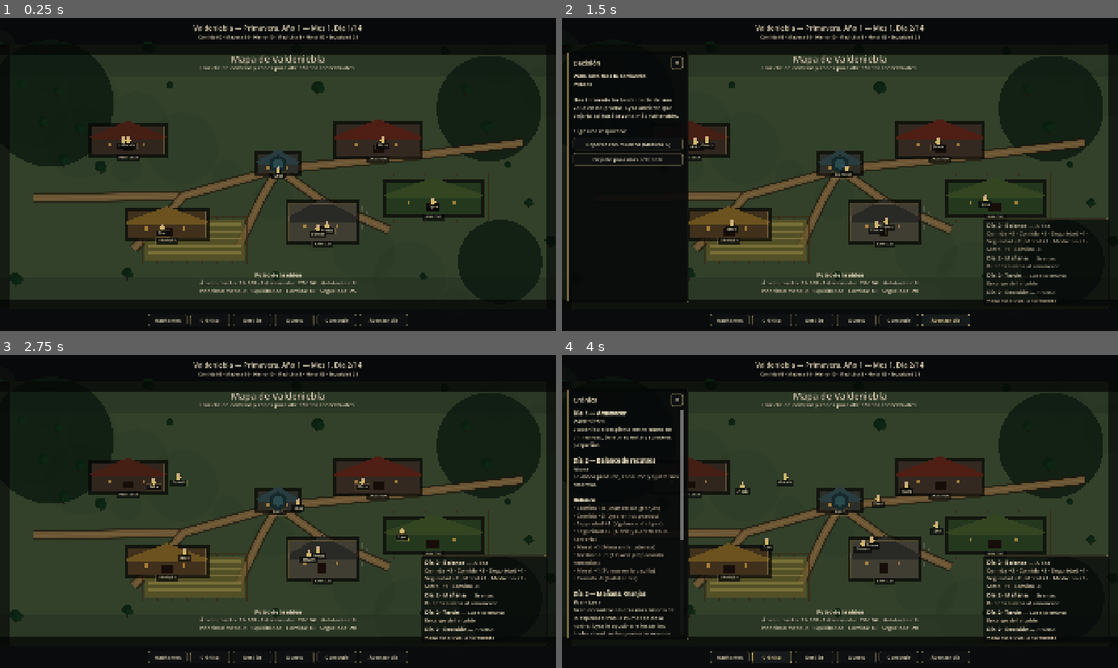
Above: before the commit, frames 1-4 (two rows, left to right).
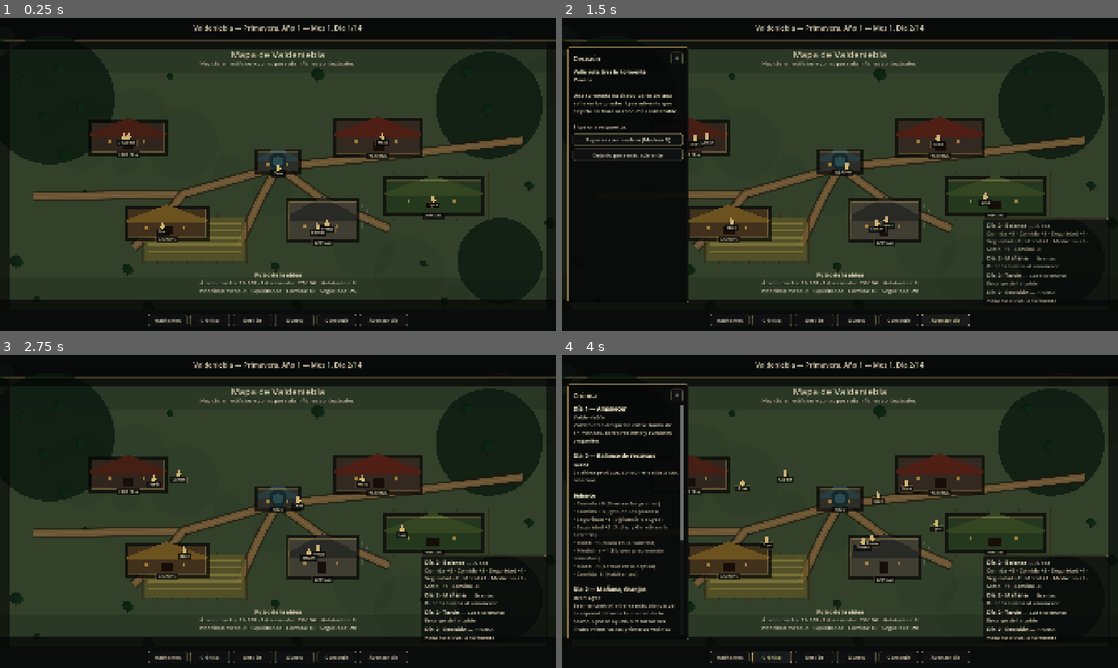
Above: after the commit, the same moments.

Repository: Nachobt98/valdeniebla
Game: Godot game, scene res://main.tscn
Two runs of this game, one before a commit and one after it. Both use one fixed random seed, a clock stepped at 60 frames per second and the inputs below.
Inputs:
- Up to frame 1 (0.25 s): no input
- Up to frame 2 (1.5 s): click "Gestión" at 0.5 s; click "Avanzar día" at 1.25 s
- Up to frame 3 (2.75 s): click "×" at 2 s
- Up to frame 4 (4 s): click "Habitantes" at 2.75 s; click "Crónica" at 3.5 s

The runs differ from the first frame. In frame 1, 9.5% of the frame differs, in the area x 0-100%, y 5-90%; in frame 2, 11%; in frame 3, 9.4%; in frame 4, 14%.
Error after the commit: Trying to assign value of type 'VBoxContainer' to a variable of type 'HBoxContainer'. (res://main.gd:151)

Commit message:
Integrate resource icons and status colors in UI

Diff:
--- a/main.gd
+++ b/main.gd
@@ -6,6 +6,7 @@
 const BuildingDatabase = preload("res://data/building_database.gd")
 const MonthlyStrategyDatabase = preload("res://data/monthly_strategy_database.gd")
 const DecisionEventDatabase = preload("res://data/decision_event_database.gd")
+const UiAssetDatabase = preload("res://data/ui_asset_database.gd")
 const VillageState = preload("res://scripts/village_state.gd")
 const EventSystem = preload("res://scripts/event_system.gd")
 const DiarySystem = preload("res://scripts/diary_system.gd")
@@ -23,6 +24,8 @@
 var event_feed_panel: PanelContainer
 var event_feed_container: VBoxContainer
 var event_feed_empty_label: RichTextLabel
+var resource_strip: HBoxContainer
+var resource_value_labels: Dictionary = {}
 var dynamic_context_buttons: Array[Button] = []
 
 @onready var title_label: Label = $RootMargin/RootLayout/TopBar/TopBarMargin/TopBarContent/TitleLabel
@@ -60,6 +63,7 @@
 	village_map_view.set_npcs(village_state.npcs)
 	apply_visual_map_style()
 	apply_translucent_context_style()
+	create_resource_strip()
 	create_event_feed_overlay()
 	connect_signals()
 	update_all_ui()
@@ -92,10 +96,10 @@
 	map_panel.add_theme_stylebox_override("panel", map_style)
 
 	var top_bar: PanelContainer = $RootMargin/RootLayout/TopBar
-	top_bar.add_theme_stylebox_override("panel", make_hud_panel_style(Color(0.035, 0.04, 0.044, 0.86), Color(0.72, 0.62, 0.38, 0.24), 0))
+	top_bar.add_theme_stylebox_override("panel", make_hud_panel_style(Color(0.035, 0.04, 0.044, 0.90), Color(0.72, 0.62, 0.38, 0.32), 0))
 
 	var bottom_bar: PanelContainer = $RootMargin/RootLayout/BottomBar
-	bottom_bar.add_theme_stylebox_override("panel", make_hud_panel_style(Color(0.04, 0.048, 0.052, 0.90), Color(0.72, 0.62, 0.38, 0.28), 0))
+	bottom_bar.add_theme_stylebox_override("panel", make_hud_panel_style(Color(0.04, 0.048, 0.052, 0.92), Color(0.72, 0.62, 0.38, 0.34), 0))
 
 	for button: Button in [people_button, chronicle_button, management_button, quests_button, build_button]:
 		button.add_theme_font_size_override("font_size", 17)
@@ -124,8 +128,8 @@
 	context_panel.custom_minimum_size = Vector2(410, 0)
 	context_panel.offset_right = 436.0
 	var style := StyleBoxFlat.new()
-	style.bg_color = Color(0.025, 0.031, 0.034, 0.90)
-	style.border_color = Color(0.72, 0.62, 0.38, 0.32)
+	style.bg_color = Color(0.025, 0.031, 0.034, 0.92)
+	style.border_color = Color(0.72, 0.62, 0.38, 0.38)
 	style.border_width_left = 1
 	style.border_width_top = 1
 	style.border_width_right = 1
@@ -139,6 +143,71 @@
 	style.content_margin_right = 2
 	style.content_margin_bottom = 2
 	context_panel.add_theme_stylebox_override("panel", style)
+
+func create_resource_strip() -> void:
+	if resource_strip != null:
+		return
+	top_stats_label.visible = false
+	var top_bar_content: HBoxContainer = $RootMargin/RootLayout/TopBar/TopBarMargin/TopBarContent
+	resource_strip = HBoxContainer.new()
+	resource_strip.name = "ResourceIconStrip"
+	resource_strip.size_flags_horizontal = Control.SIZE_EXPAND_FILL
+	resource_strip.alignment = BoxContainer.ALIGNMENT_END
+	resource_strip.add_theme_constant_override("separation", 8)
+	top_bar_content.add_child(resource_strip)
+	for resource_name: String in ResourceDatabase.get_resource_order():
+		var chip := make_resource_chip(resource_name)
+		resource_strip.add_child(chip)
+
+func make_resource_chip(resource_name: String) -> PanelContainer:
+	var chip := PanelContainer.new()
+	chip.name = "%sChip" % resource_name.capitalize()
+	chip.tooltip_text = String(ResourceDatabase.get_resource_labels().get(resource_name, resource_name))
+	chip.add_theme_stylebox_override("panel", make_resource_chip_style())
+	var margin := MarginContainer.new()
+	margin.add_theme_constant_override("margin_left", 6)
+	margin.add_theme_constant_override("margin_right", 7)
+	margin.add_theme_constant_override("margin_top", 3)
+	margin.add_theme_constant_override("margin_bottom", 3)
+	chip.add_child(margin)
+	var row := HBoxContainer.new()
+	row.add_theme_constant_override("separation", 4)
+	margin.add_child(row)
+	var icon := TextureRect.new()
+	icon.custom_minimum_size = Vector2(22, 22)
+	icon.expand_mode = TextureRect.EXPAND_IGNORE_SIZE
+	icon.stretch_mode = TextureRect.STRETCH_KEEP_ASPECT_CENTERED
+	var icon_path := String(UiAssetDatabase.get_resource_icon_paths().get(resource_name, ""))
+	if icon_path != "":
+		icon.texture = load(icon_path)
+	row.add_child(icon)
+	var value_label := Label.new()
+	value_label.add_theme_font_size_override("font_size", 16)
+	value_label.add_theme_color_override("font_color", Color(0.88, 0.80, 0.64))
+	value_label.text = "0"
+	row.add_child(value_label)
+	resource_value_labels[resource_name] = value_label
+	return chip
+
+func make_resource_chip_style() -> StyleBoxFlat:
+	var style := StyleBoxFlat.new()
+	style.bg_color = Color(0.12, 0.095, 0.07, 0.82)
+	style.border_color = Color(0.65, 0.52, 0.30, 0.42)
+	style.border_width_left = 1
+	style.border_width_top = 1
+	style.border_width_right = 1
+	style.border_width_bottom = 1
+	style.corner_radius_top_left = 6
+	style.corner_radius_top_right = 6
+	style.corner_radius_bottom_left = 6
+	style.corner_radius_bottom_right = 6
+	return style
+
+func update_resource_strip() -> void:
+	for resource_name: String in ResourceDatabase.get_resource_order():
+		if resource_value_labels.has(resource_name):
+			var label: Label = resource_value_labels[resource_name]
+			label.text = str(village_state.get_resource(resource_name))
 
 func create_event_feed_overlay() -> void:
 	event_feed_panel = PanelContainer.new()
@@ -337,6 +406,7 @@
 
 func update_all_ui() -> void:
 	update_title()
+	update_resource_strip()
 	update_map_status()
 	if context_panel.visible and npc_info_label.visible:
 		update_npc_panel()
@@ -348,14 +418,6 @@
 		village_state.month,
 		village_state.day_of_month,
 		village_state.DAYS_PER_MONTH
-	]
-	top_stats_label.text = "Comida %d · Madera %d · Hierro %d · Medicina %d · Moral %d · Seguridad %d" % [
-		village_state.get_resource("comida"),
-		village_state.get_resource("madera"),
-		village_state.get_resource("hierro"),
-		village_state.get_resource("medicina"),
-		village_state.get_resource("moral"),
-		village_state.get_resource("seguridad")
 	]
 
 func update_map_status() -> void:
@@ -463,10 +525,15 @@
 		text += "\nLa prioridad se podrá cambiar al comenzar el próximo mes.\n"
 	text += "\n[b]Oficios activos[/b]\n"
 	for line: String in village_state.get_job_summary_lines():
-		text += "%s\n" % line
+		text += "%s\n" % colorize_job_status_line(line)
 	text += "\n[b]Recursos[/b]\n"
 	for resource_name: String in ResourceDatabase.get_resource_order():
-		text += "%s: %d\n" % [String(ResourceDatabase.get_resource_labels().get(resource_name, resource_name)), village_state.get_resource(resource_name)]
+		var label := String(ResourceDatabase.get_resource_labels().get(resource_name, resource_name))
+		var icon_path := String(UiAssetDatabase.get_resource_icon_paths().get(resource_name, ""))
+		if icon_path != "":
+			text += "[img=18x18]%s[/img] %s: %d\n" % [icon_path, label, village_state.get_resource(resource_name)]
+		else:
+			text += "%s: %d\n" % [label, village_state.get_resource(resource_name)]
 	text += "\n[b]Último balance[/b]\n"
 	if village_state.last_daily_resource_changes.is_empty():
 		text += "Aún no hay balance diario."
@@ -474,6 +541,15 @@
 		for change: Dictionary in village_state.last_daily_resource_changes:
 			text += "• %s %+d (%s)\n" % [String(change["resource"]).capitalize(), int(change["delta"]), String(change.get("source", "aldea"))]
 	return text
+
+func colorize_job_status_line(line: String) -> String:
+	if line.ends_with("activo"):
+		return "[color=#8aac73]%s[/color]" % line
+	if line.ends_with("riesgo"):
+		return "[color=#d09347]%s[/color]" % line
+	if line.ends_with("bloqueado"):
+		return "[color=#a33b35]%s[/color]" % line
+	return line
 
 func show_decision_panel() -> void:
 	if not village_state.has_pending_decision():
